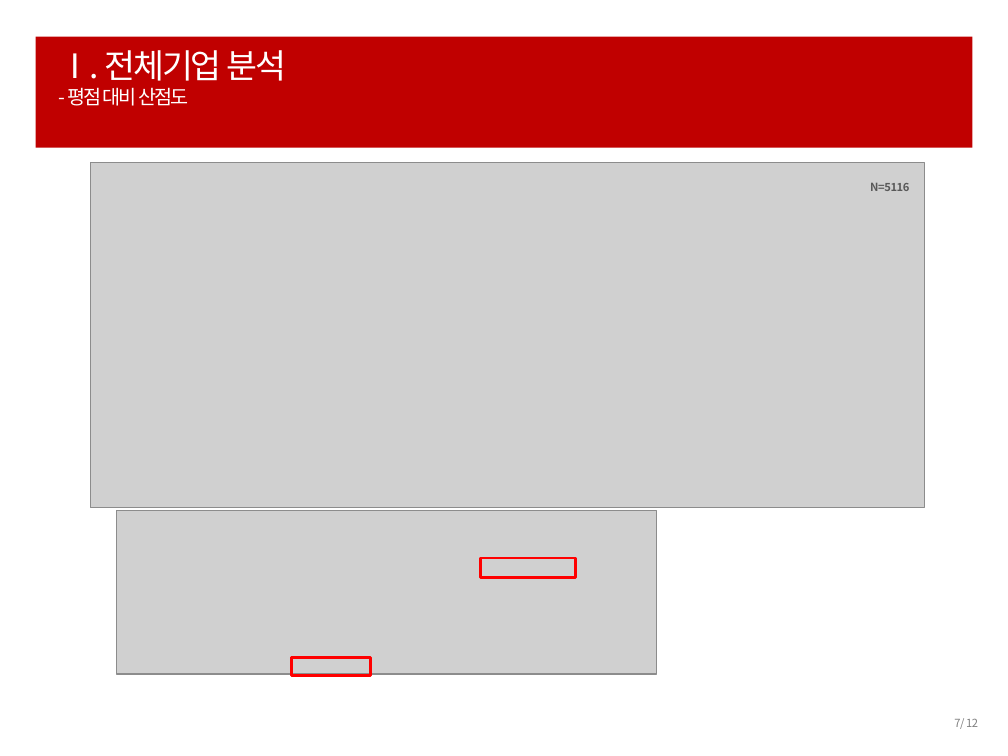
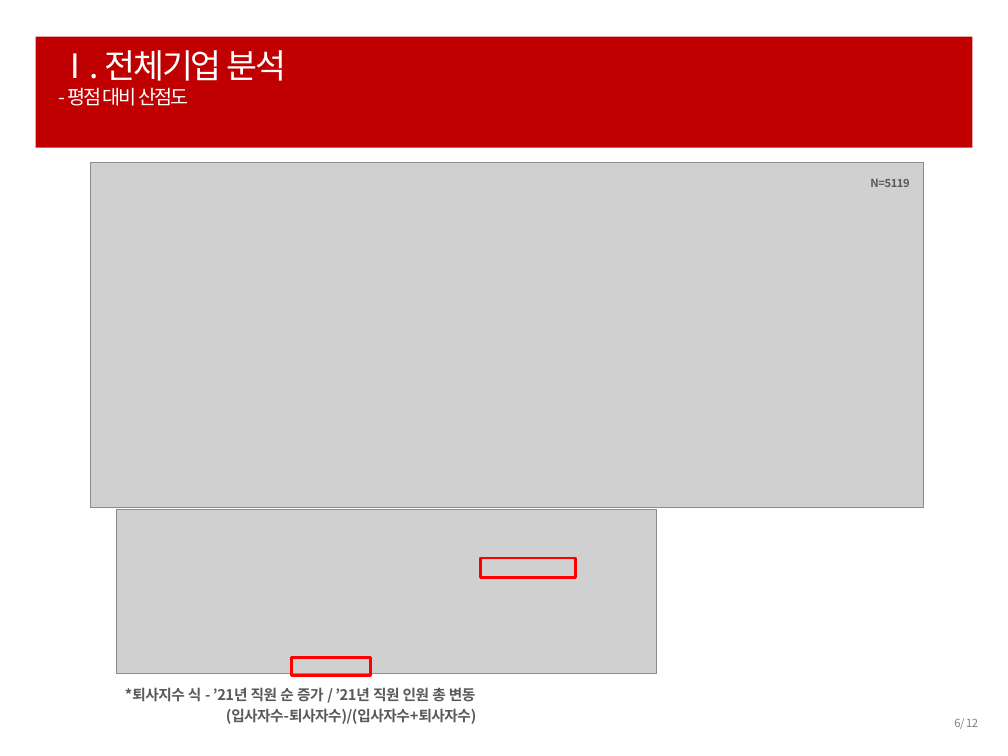
Before and after one commit to ParkHwan/R-studio, a slide deck: slide 6 of project/발표용(이경재) ppt.pptx (slide 7 before the commit). Drawn at 1008x756 pixels with LibreOffice and Linux fonts; fonts in the diff are those of the drawing; grey boxes stand for pictures. Boxes give left, top, right and bottom in pixels: in the first picture for what was removed or moved away, otherwise in the second. Text is boxed around its words. In the diff, an @@ line names an element or a change of style, - is before the commit and + after.

```diff
--- a/project/발표용(이경재) ppt.pptx
+++ b/project/발표용(이경재) ppt.pptx
@@ text at <box>870,179,909,187</box>: text changed @@
-N=5116
+N=5119
@@ text added at <box>125,687,477,724</box>, 10.5 pt, text #595959, bold @@
+*퇴사지수 식 - ’21년 직원 순 증가 / ’21년 직원 인원 총 변동
+(입사자수-퇴사자수)/(입사자수+퇴사자수)
@@ page number at <box>954,718,978,729</box>: text changed @@
-7/ 12
+6/ 12
```
Also in this commit, not shown: 5 other slides changed, 24 slides added, 1 slide removed, 48 other files.
